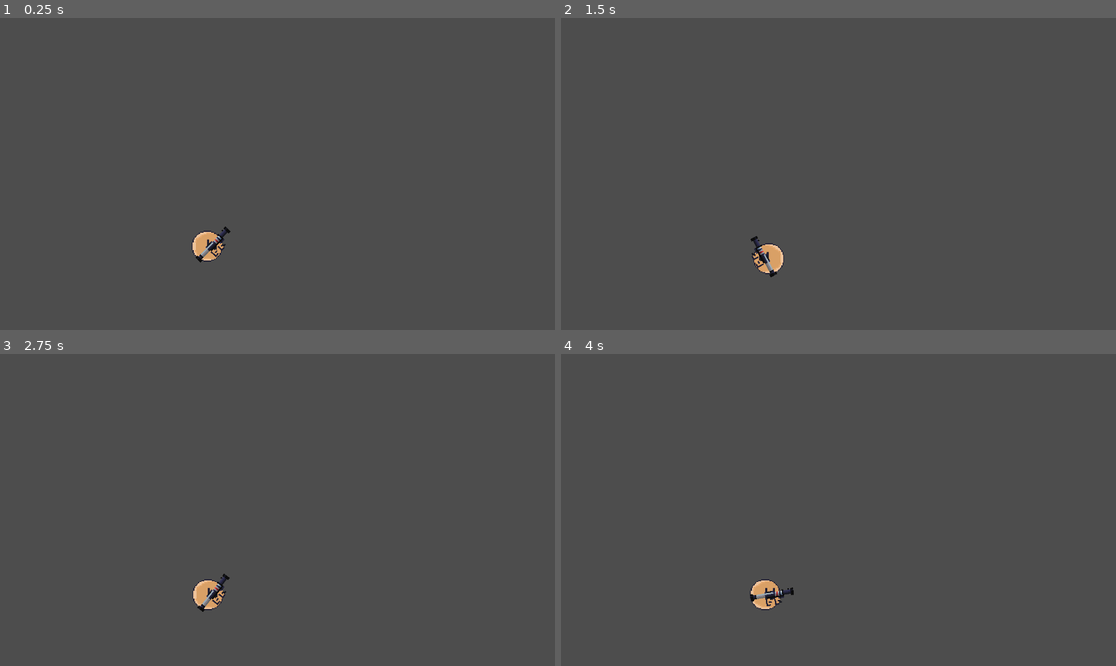
Above: before the commit, frames 1-4 (two rows, left to right).
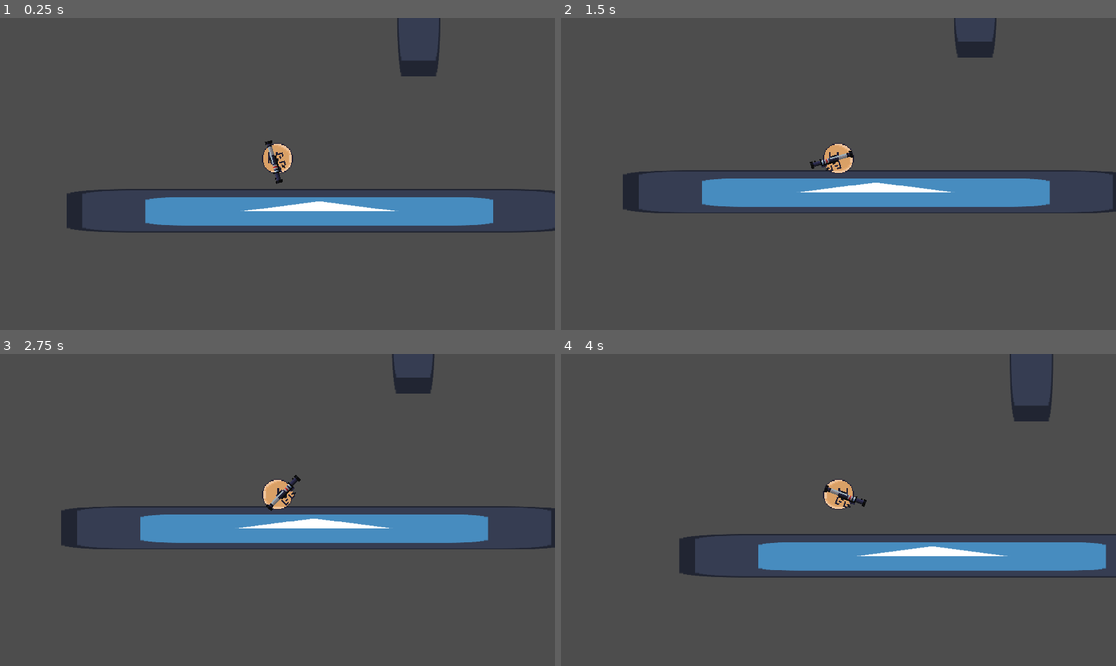
Above: after the commit, the same moments.

Repository: AyaPK/rocketjump
Game: Godot game, scene res://playground.tscn
The game is run twice, just before and just after one commit, with the same random seed, the same clock (stepped at 60 frames per second) and the same inputs. The engine's default icon, where the game draws it, is replaced by a stand-in: a white triangle on a blue panel in a dark square.
Inputs (mouse positions are in pixels of both pictures, inside the frame that each line leads up to):
- Up to frame 1 (0.25 s): no input
- Up to frame 2 (1.5 s): move the mouse to (960, 158) at 0.52 s; press the mouse at (960, 158) at 0.53 s; tap Enter at 1.25 s; move the mouse to (727, 189) at 1.27 s; release the mouse at (727, 189) at 1.28 s; click (727, 189) at 1.35 s
- Up to frame 3 (2.75 s): tap Space at 2 s; move the mouse to (333, 441) at 2.02 s; press the mouse at (333, 441) at 2.03 s
- Up to frame 4 (4 s): tap Enter at 2.75 s; move the mouse to (810, 572) at 2.77 s; release the mouse at (810, 572) at 2.78 s; click (810, 572) at 2.85 s; move the mouse to (1005, 556) at 3.52 s; press the mouse at (1005, 556) at 3.53 s

The runs differ from the first frame. In frame 1, 8.4% of the frame differs, in the area x 12-100%, y 0-79%; in frame 2, 8.3%; in frame 3, 8.3%; in frame 4, 8.3%.

Commit message:
oh god oh man we actually have rocket jumping!!!

Diff:
--- a/level.gd
+++ b/level.gd
@@ -8,9 +8,9 @@
 
 # Called every frame. 'delta' is the elapsed time since the previous frame.
 func _process(delta: float) -> void:
-	if Input.is_action_just_pressed("click"):
-		var global_mouse_pos: Vector2 = get_global_mouse_position()
-		var explosion: Area2D = EXPLOSION.instantiate()
-		explosion.global_position = global_mouse_pos
-		add_child(explosion)
+	#if Input.is_action_just_pressed("click"):
+		#var global_mouse_pos: Vector2 = get_global_mouse_position()
+		#var explosion: Area2D = EXPLOSION.instantiate()
+		#explosion.global_position = global_mouse_pos
+		#add_child(explosion)
 	pass
--- a/nodes/explosion.gd
+++ b/nodes/explosion.gd
@@ -10,7 +10,7 @@
 	queue_free() # explosion only lasts a short time
 
 func _on_body_entered(body):
-	if body is CharacterBody2D:
+	if body in get_tree().get_nodes_in_group("player"):
 		var to_body = body.global_position - global_position
 		var distance = to_body.length()
 		if distance == 0:
--- a/nodes/explosion.tscn
+++ b/nodes/explosion.tscn
@@ -1,6 +1,7 @@
-[gd_scene load_steps=3 format=3 uid="uid://i6vhhty53sty"]
+[gd_scene load_steps=4 format=3 uid="uid://i6vhhty53sty"]
 
 [ext_resource type="Script" uid="uid://bma7r32skoi8i" path="res://nodes/explosion.gd" id="1_hjmkv"]
+[ext_resource type="Texture2D" uid="uid://doxu5np8d8wbr" path="res://icon.svg" id="2_7pcsp"]
 
 [sub_resource type="CircleShape2D" id="CircleShape2D_rupst"]
 radius = 150.0
@@ -10,3 +11,8 @@
 
 [node name="CollisionShape2D" type="CollisionShape2D" parent="."]
 shape = SubResource("CircleShape2D_rupst")
+
+[node name="Sprite2D" type="Sprite2D" parent="."]
+position = Vector2(3.8147e-06, 3.8147e-06)
+scale = Vector2(2, 2)
+texture = ExtResource("2_7pcsp")
--- /dev/null
+++ b/nodes/rocket.gd
@@ -0,0 +1,23 @@
+extends Area2D
+
+@export var speed: float = 800.0
+@export var explosion_scene: PackedScene
+
+var direction: Vector2 = Vector2.ZERO
+
+func _ready():
+	body_entered.connect(_on_body_entered)
+
+func _physics_process(delta: float) -> void:
+	position += direction * speed * delta
+
+func _on_body_entered(body):
+	if body not in get_tree().get_nodes_in_group("player"):
+		explode()
+
+func explode():
+	if explosion_scene:
+		var explosion = explosion_scene.instantiate()
+		explosion.global_position = global_position + (direction.normalized() * 25.0)
+		get_parent().call_deferred("add_child", explosion)
+	queue_free()
--- /dev/null
+++ b/nodes/rocket.tscn
@@ -0,0 +1,19 @@
+[gd_scene load_steps=5 format=3 uid="uid://6wm2vuae7qdr"]
+
+[ext_resource type="Script" uid="uid://cgr4o4oqvubat" path="res://nodes/rocket.gd" id="1_mjoaw"]
+[ext_resource type="Texture2D" uid="uid://doxu5np8d8wbr" path="res://icon.svg" id="2_ejgyq"]
+[ext_resource type="PackedScene" uid="uid://i6vhhty53sty" path="res://nodes/explosion.tscn" id="2_yf1d8"]
+
+[sub_resource type="RectangleShape2D" id="RectangleShape2D_o00ia"]
+
+[node name="Rocket" type="Area2D"]
+script = ExtResource("1_mjoaw")
+explosion_scene = ExtResource("2_yf1d8")
+
+[node name="Sprite2D" type="Sprite2D" parent="."]
+position = Vector2(5.96046e-08, 0)
+scale = Vector2(0.15625, 0.15625)
+texture = ExtResource("2_ejgyq")
+
+[node name="CollisionShape2D" type="CollisionShape2D" parent="."]
+shape = SubResource("RectangleShape2D_o00ia")
--- a/player/player.gd
+++ b/player/player.gd
@@ -1,11 +1,13 @@
 extends CharacterBody2D
+
+@export var rocket_scene: PackedScene
 
 @onready var gun: Sprite2D = $Visuals/Gun
 @onready var visuals: Node2D = $Visuals
 
 var face_left: bool
 
-const GRAVITY = 900.0
+const GRAVITY = 700.0
 
 var knockback: Vector2 = Vector2.ZERO
 
@@ -36,3 +38,20 @@
 		visuals.scale.x = 1
 		face_left = true
 	move_and_slide()
+
+func _input(event):
+	if event.is_action_pressed("click"): # define "shoot" in Input Map (e.g. left mouse)
+		fire_rocket()
+		pass
+
+func fire_rocket():
+	if rocket_scene == null:
+		return
+
+	var rocket = rocket_scene.instantiate()
+	var global_mouse_pos = get_global_mouse_position()
+	var dir = (global_mouse_pos - gun.global_position).normalized()
+
+	rocket.global_position = gun.global_position
+	rocket.direction = dir
+	get_parent().add_child(rocket)
--- a/player/player.tscn
+++ b/player/player.tscn
@@ -7,7 +7,7 @@
 [sub_resource type="CircleShape2D" id="CircleShape2D_wt17y"]
 radius = 16.0
 
-[node name="Player" type="CharacterBody2D"]
+[node name="Player" type="CharacterBody2D" groups=["player"]]
 script = ExtResource("1_g1dw6")
 
 [node name="CollisionShape2D" type="CollisionShape2D" parent="."]
@@ -26,3 +26,5 @@
 scale = Vector2(-1.5, 1.5)
 texture = ExtResource("3_qjkh3")
 offset = Vector2(2.02542, -0.671567)
+
+[node name="Camera2D" type="Camera2D" parent="."]
--- a/playground.tscn
+++ b/playground.tscn
@@ -1,7 +1,9 @@
-[gd_scene load_steps=4 format=3 uid="uid://crimeckcvd1p5"]
+[gd_scene load_steps=6 format=3 uid="uid://crimeckcvd1p5"]
 
 [ext_resource type="Script" uid="uid://du6y61fdxbcwa" path="res://level.gd" id="1_m8u5f"]
 [ext_resource type="PackedScene" uid="uid://dtqna25eeq30c" path="res://player/player.tscn" id="1_rupst"]
+[ext_resource type="PackedScene" uid="uid://6wm2vuae7qdr" path="res://nodes/rocket.tscn" id="3_m8u5f"]
+[ext_resource type="Texture2D" uid="uid://doxu5np8d8wbr" path="res://icon.svg" id="4_is3ju"]
 
 [sub_resource type="RectangleShape2D" id="RectangleShape2D_rupst"]
 size = Vector2(526, 42)
@@ -16,5 +18,45 @@
 position = Vector2(258, 287)
 shape = SubResource("RectangleShape2D_rupst")
 
+[node name="Sprite2D" type="Sprite2D" parent="StaticBody2D"]
+
+[node name="Icon" type="Sprite2D" parent="StaticBody2D"]
+position = Vector2(258.5, 284.5)
+scale = Vector2(4.10156, 0.351563)
+texture = ExtResource("4_is3ju")
+
+[node name="StaticBody2D2" type="StaticBody2D" parent="."]
+position = Vector2(826, -207)
+rotation = 1.5708
+
+[node name="CollisionShape2D" type="CollisionShape2D" parent="StaticBody2D2"]
+modulate = Color(1, 0, 1, 1)
+position = Vector2(258, 287)
+shape = SubResource("RectangleShape2D_rupst")
+
+[node name="Sprite2D" type="Sprite2D" parent="StaticBody2D2"]
+
+[node name="Icon" type="Sprite2D" parent="StaticBody2D2"]
+position = Vector2(258.5, 284.5)
+scale = Vector2(4.10156, 0.351563)
+texture = ExtResource("4_is3ju")
+
+[node name="StaticBody2D3" type="StaticBody2D" parent="."]
+position = Vector2(646, -376)
+rotation = 1.5708
+
+[node name="CollisionShape2D" type="CollisionShape2D" parent="StaticBody2D3"]
+modulate = Color(1, 0, 1, 1)
+position = Vector2(258, 287)
+shape = SubResource("RectangleShape2D_rupst")
+
+[node name="Sprite2D" type="Sprite2D" parent="StaticBody2D3"]
+
+[node name="Icon" type="Sprite2D" parent="StaticBody2D3"]
+position = Vector2(258.5, 284.5)
+scale = Vector2(4.10156, 0.351563)
+texture = ExtResource("4_is3ju")
+
 [node name="Player" parent="." instance=ExtResource("1_rupst")]
 position = Vector2(215, 223)
+rocket_scene = ExtResource("3_m8u5f")
--- a/project.godot
+++ b/project.godot
@@ -19,6 +19,10 @@
 
 window/stretch/scale=2.0
 
+[global_group]
+
+player=""
+
 [input]
 
 click={
Not shown, added: nodes/rocket.gd.uid
